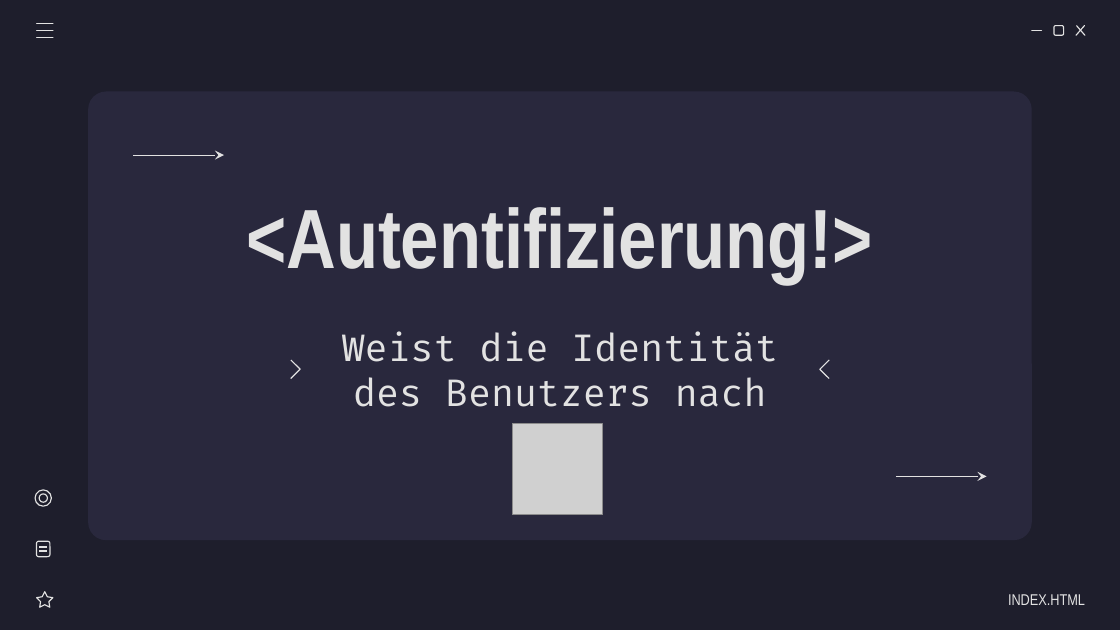
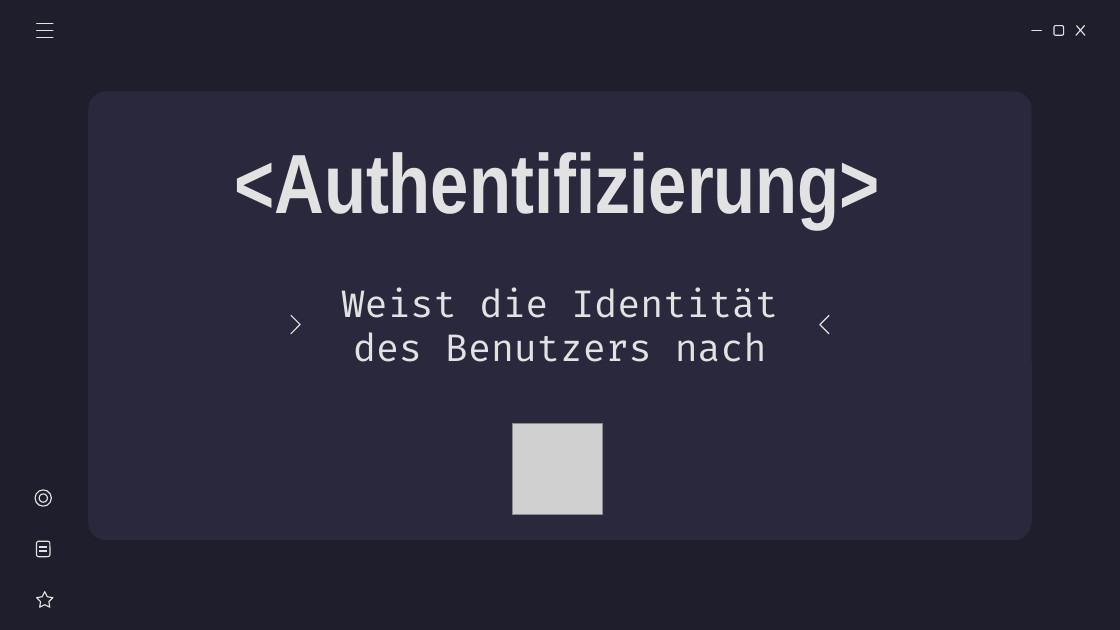
Before and after one commit to miwied/web-based-database-manager, a slide deck: slide 13 of documentation/required documents/Presentation/Webasierter Datenkbankmanager - Präsentation.pptx. Drawn at 1120x630 pixels with LibreOffice and Linux fonts; fonts in the diff are those of the drawing; grey boxes stand for pictures. Boxes give left, top, right and bottom in pixels: in the first picture for what was removed or moved away, otherwise in the second. Text is boxed around its words. In the diff, an @@ line names an element or a change of style, - is before the commit and + after.

```diff
--- a/documentation/required documents/Presentation/Webasierter Datenkbankmanager - Präsentation.pptx
+++ b/documentation/required documents/Presentation/Webasierter Datenkbankmanager - Präsentation.pptx
@@ arrow removed from (133, 156) to (224, 156) @@
@@ title at (234,152,880,229): text changed @@
-<Autentifizierung!>
+<Authentifizierung>
@@ 2 freeform shapes, 1 subtitle: place and size @@
-2 freeform shapes, 1 subtitle at (291,331,829,407)
+2 freeform shapes, 1 subtitle at (291,287,829,362)
@@ arrow removed from (896, 476) to (987, 476) @@
@@ subtitle removed at (1008,594,1085,605) @@
-INDEX.HTML
```
Also in this commit, not shown: 8 other slides changed.
